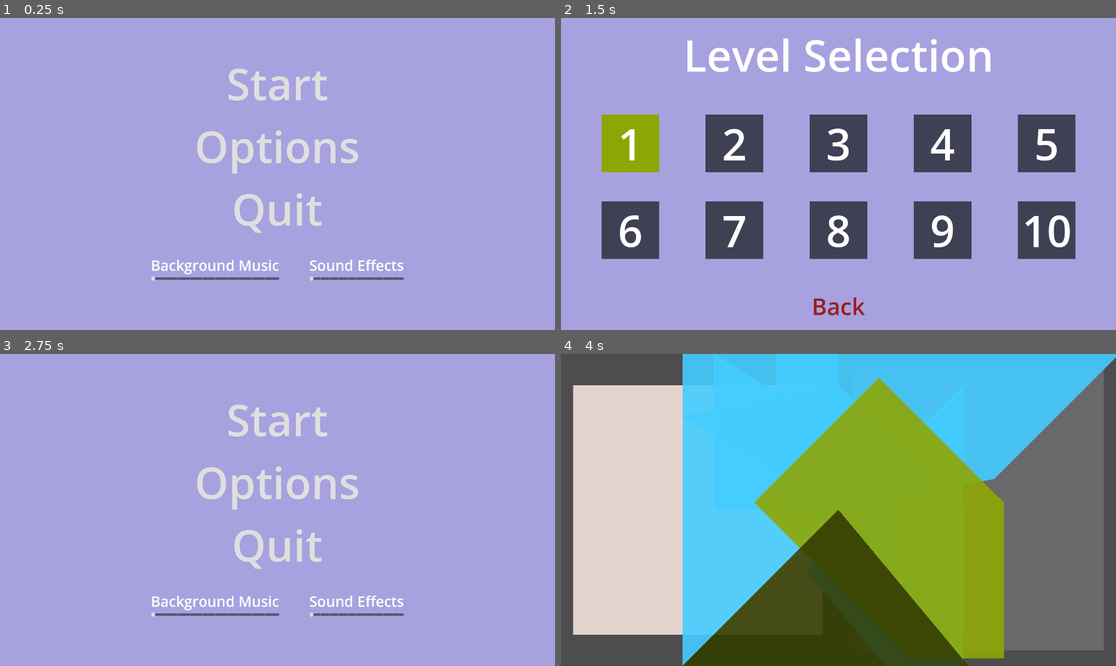
Above: before the commit, frames 1-4 (two rows, left to right).
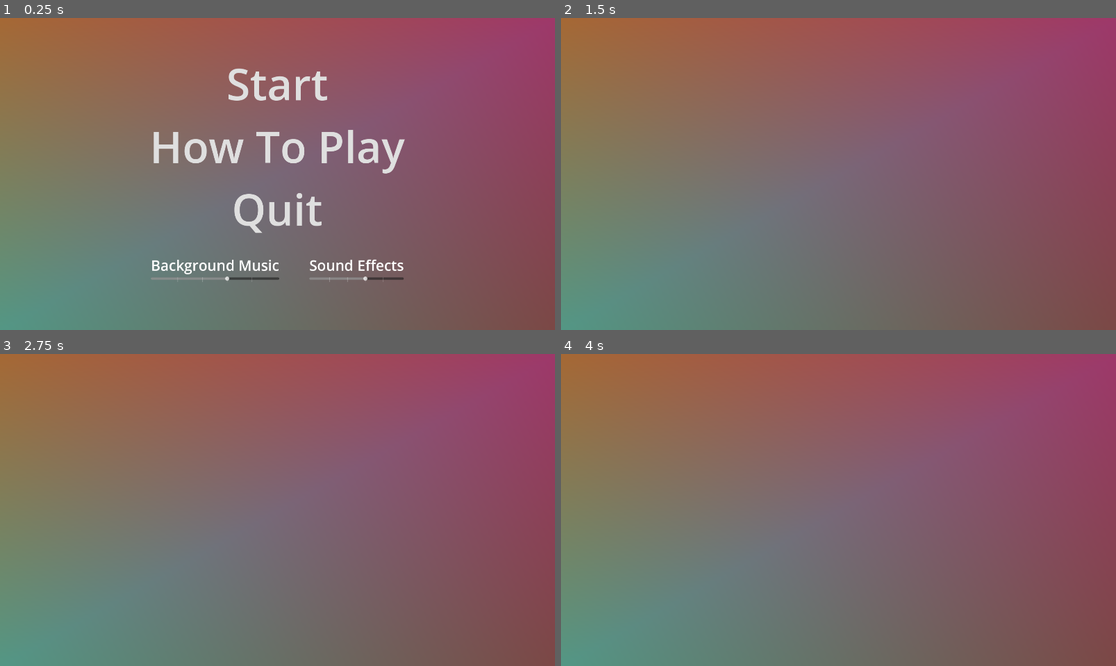
Above: after the commit, the same moments.

Repository: mustafacamurcu/GMTK24
Game: Godot game, scene res://scene_manager.tscn
Two runs of this game, one before a commit and one after it. Both use one fixed random seed, a clock stepped at 60 frames per second and the inputs below.
Inputs (mouse positions are in pixels of both pictures, inside the frame that each line leads up to):
- Up to frame 1 (0.25 s): no input
- Up to frame 2 (1.5 s): click (838, 145) at 0.5 s, where only the run before the commit has a clickable "Options"; click (838, 83) at 1.25 s, where only the run before the commit has a clickable "Start"
- Up to frame 3 (2.75 s): click (277, 641) at 2 s, where only the run before the commit has a clickable "Back"
- Up to frame 4 (4 s): click (838, 419) at 2.75 s, where only the run before the commit has a clickable "Start"; tap Enter at 3.5 s; drag from (627, 478) to (838, 478) at 3.52 s

The runs differ from the first frame. In frame 1, 98% of the frame differs, in the area x 0-100%, y 0-100%; in frame 2, 100%; in frame 3, 100%; in frame 4, 98%.

Commit message:
prettier, level 2 and 3, first upload

Diff:
--- a/bgm.gd
+++ b/bgm.gd
@@ -2,6 +2,7 @@
 
 
 func _ready() -> void:
+	volume_db = linear_to_db(.5)
 	SignalBus.bgm_changed.connect(_on_bgm_changed)
 
 func _on_bgm_changed(value):
--- a/cs.gd
+++ b/cs.gd
@@ -9,15 +9,22 @@
 const CONTAINER_EDGE_SIZE = 1080 * 0.8
 
 # COLOR CONSTANTS
-static var GREEN: Color = Color.html("#8EA604")
+static var GREEN1: Color = Color.html("#8EA604")
 static var GREEN2: Color = Color.html("#333C02")
-static var BLUE: Color = Color.html("#44ccff")
-static var RED: Color = Color.html("#FF3A20")
+static var BLUE1: Color = Color.html("#44ccff")
+static var BLUE2: Color = Color.BLUE
+static var BLUE3: Color = Color.DARK_BLUE
+static var BLUE4: Color = Color.SKY_BLUE
+static var PURPLE1: Color = Color.PURPLE
+static var PURPLE2: Color = Color.WEB_PURPLE
+static var YELLOW1: Color = Color.YELLOW
+static var RED1: Color = Color.html("#FF3A20")
 static var RED2: Color = Color.html("#520A00")
+static var RED3: Color = Color.RED
 static var WHITE: Color = Color.html("#E5D4CE")
 static var GRAY: Color = Color.DIM_GRAY
 
-static var COLORS = [GREEN, GREEN2, BLUE, RED, RED2, GRAY]
+static var COLORS = [GREEN1, GREEN2, BLUE1, RED1, RED2, GRAY]
 
 # Utility Methods
 
@@ -38,42 +45,41 @@
     sum += a[0] * b[1] - a[1] * b[0]
   return abs(sum) / 2
 
-static var right_triangle = Shape.new([
-  Vector2i(0, 0),
-  Vector2i(4, 4),
-  Vector2i(8, 0)], BLUE)
+# LEVELS
+
+static var LEVEL1: Level = Level.create([
+  Shape.new([[0, 0], [4, 0], [4, 2], [2, 5], [0, 5]], BLUE1, 0.5, Vector2i(31, -12), 0),
+  Shape.new([[8, 3], [8, 6], [5, 6]], BLUE2, 0.75, Vector2i(30, 11), 0),
+  Shape.new([[0, 5], [2, 5], [3, 6], [8, 6], [8, 8], [0, 8]], BLUE3, 0.5, Vector2i(14, 13), 0),
+  Shape.new([[4, 0], [8, 0], [8, 3], [6, 5], [4, 5]], BLUE4, 0.5, Vector2i(11, -10), 0),
+  Shape.new([[4, 2], [4, 5], [2, 5]], Color.YELLOW, 1, Vector2i(18, 2), 0),
+  Shape.new([[6, 5], [5, 6], [3, 6], [2, 5]], RED2, 1.25, Vector2i(20, 10), 0)],
+  1)
 
 
-# LEVELS
+static var LEVEL2: Level = Level.create([
+  Shape.new([[1, 0], [8, 0], [7, 1], [4, 3], [1, 1]], GREEN1, 0.5, Vector2i(17, -7), -90),
+  Shape.new([[0, 0], [1, 0], [1, 3], [2, 4], [0, 6]], BLUE2, 0.75, Vector2i(6, -7), -180),
+  Shape.new([[1, 5], [0, 6], [0, 8], [4, 8], [3, 6], [2, 6]], BLUE3, 0.75, Vector2i(22, 0), 0),
+  Shape.new([[4, 8], [3, 6], [4, 4], [5, 6], [6, 6], [7, 5], [8, 5], [8, 8]], BLUE4, 0.5, Vector2i(27, 12), 0),
+  Shape.new([[8, 5], [7, 5], [6, 4], [7, 3], [7, 1], [8, 0]], GREEN2, 0.5, Vector2i(30, -2), 0),
+  Shape.new([[1, 1], [1, 3], [2, 4], [1, 5], [2, 6], [3, 6], [4, 4], [4, 3]], PURPLE1, 0.75, Vector2i(23, -13), 90),
+  Shape.new([[7, 1], [7, 3], [6, 4], [7, 5], [6, 6], [5, 6], [4, 4], [4, 3]], PURPLE2, 0.75, Vector2i(11, 10), -90)],
+  2)
 
-# Level 1
-static var shape1 = Shape.new([[0, 0], [5, 0], [5, 8], [0, 13]], BLUE)
-static var shape2 = Shape.new([[5, 0], [16, 0], [12, 4], [7, 5], [5, 5]], BLUE)
-static var shape3 = Shape.new([[16, 0], [12, 4], [16, 8]], BLUE)
-static var shape4 = Shape.new([[5, 5], [7, 5], [7, 10], [5, 8]], BLUE)
-static var shape5 = Shape.new([[7, 5], [12, 8], [11, 10], [7, 10]], BLUE)
-static var shape6 = Shape.new([[7, 10], [11, 10], [9, 12]], BLUE)
-static var shape7 = Shape.new([[7, 5], [12, 4], [16, 8], [16, 16], [11, 10], [12, 8]], BLUE)
-static var shape8 = Shape.new([[0, 16], [0, 13], [5, 8], [9, 12], [5, 16]], GREEN, 1, Vector2i(572, -26), 270)
-static var shape9 = Shape.new([[5, 16], [11, 10], [16, 16]], GREEN2)
-static var LEVEL1: Level = Level.create(32, [shape1, shape2, shape3, shape4, shape5, shape6, shape7, shape8, shape9], 1)
+static var LEVEL3: Level = Level.create([
+  Shape.new([[0, 0], [3, 2], [2, 3], [0, 3]], GREEN1, 0.5, Vector2i(30, 9), 0),
+  Shape.new([[0, 0], [3, 2], [4, 2], [4, 0]], BLUE2, 0.75, Vector2i(17, 14), 90),
+  Shape.new([[4, 0], [4, 4], [8, 2]], BLUE3, 0.5, Vector2i(33, 10), 90),
+  Shape.new([[4, 0], [8, 0], [8, 2]], BLUE4, 0.75, Vector2i(33, -17), 0),
+  Shape.new([[2, 3], [3, 2], [4, 2], [4, 4]], RED2, 0.75, Vector2i(7, -5), 180),
+  Shape.new([[0, 3], [2, 3], [4, 4], [2, 5], [0, 8]], YELLOW1, 1, Vector2i(19, -6), 0),
+  Shape.new([[0, 8], [2, 5], [3, 6], [4, 6], [4, 8]], PURPLE2, 0.5, Vector2i(9, 13), 360),
+  Shape.new([[2, 5], [3, 6], [4, 6], [4, 4]], RED1, 0.5, Vector2i(23, 0), 270),
+  Shape.new([[6, 3], [7, 4], [6, 5], [4, 4]], RED3, 1, Vector2i(24, -5), 270),
+  Shape.new([[8, 2], [6, 3], [7, 4], [6, 5], [8, 8]], BLUE1, 0.75, Vector2i(7, 0), 0),
+  Shape.new([[4, 4], [6, 5], [8, 8], [6, 8]], BLUE3, 0.5, Vector2i(17, 8), 90),
+  Shape.new([[4, 4], [4, 8], [6, 8]], BLUE1, 0.75, Vector2i(3, -17), 90)],
+  3)
 
-# Level 2
-static var shape2_1 = Shape.new([[0, 0], [4, 0], [4, 1], [2, 4], [0, 4]], BLUE)
-static var shape2_2 = Shape.new([[0, 4], [4, 4], [4, 5], [0, 5]], BLUE)
-static var shape2_3 = Shape.new([[0, 5], [2, 5], [3, 6], [8, 6], [8, 8], [0, 8]], BLUE)
-static var shape2_4 = Shape.new([[4, 0], [8, 0], [8, 6], [5, 6], [6, 5], [4, 5]], BLUE)
-static var shape2_5 = Shape.new([[4, 1], [4, 4], [2, 4]], Color.YELLOW)
-static var shape2_6 = Shape.new([[6, 5], [5, 6], [3, 6], [2, 5]], Color.BROWN)
-static var LEVEL2: Level = Level.create(32, [shape2_1, shape2_2, shape2_3, shape2_4, shape2_5, shape2_6], 2)
-
-static var LEVEL3: Level = Level.create(20, [right_triangle, right_triangle, right_triangle], 3)
-static var LEVEL4: Level = Level.create(12, [right_triangle, right_triangle, right_triangle], 4)
-static var LEVEL5: Level = Level.create(16, [right_triangle, right_triangle, right_triangle], 5)
-static var LEVEL6: Level = Level.create(20, [right_triangle, right_triangle, right_triangle], 6)
-static var LEVEL7: Level = Level.create(12, [right_triangle, right_triangle, right_triangle], 7)
-static var LEVEL8: Level = Level.create(16, [right_triangle, right_triangle, right_triangle], 8)
-static var LEVEL9: Level = Level.create(20, [right_triangle, right_triangle, right_triangle], 9)
-static var LEVEL10: Level = Level.create(12, [right_triangle, right_triangle, right_triangle], 10)
-
-static var LEVELS = [LEVEL1, LEVEL2, LEVEL3, LEVEL4, LEVEL5, LEVEL6, LEVEL7, LEVEL8, LEVEL9, LEVEL10]
+static var LEVELS = [LEVEL1, LEVEL2, LEVEL3, LEVEL2, LEVEL2, LEVEL2, LEVEL2, LEVEL2, LEVEL2, LEVEL2]
--- a/game.gd
+++ b/game.gd
@@ -3,8 +3,12 @@
 const PIECE = preload("res://piece.tscn")
 
 @onready var pieces = $Pieces
-@onready var put_down_sfx = $PutDown
+@onready var put_down_sfx = $PutDownBoard
+@onready var win_sfx = $WinSound
 @onready var you_won = $YouWon
+@onready var particles = $Particles
+
+var won = false
 
 var container: Polygon2D
 var piece_box: Polygon2D
@@ -24,7 +28,13 @@
 		win()
 
 func win():
+	if won:
+		return
+	won = true
 	you_won.show()
+	win_sfx.play()
+	for particle: CPUParticles2D in particles.get_children():
+		particle.emitting = true
 	SignalBus.level_completed.emit(level)
 
 func check_for_win():
@@ -112,7 +122,8 @@
 	SignalBus.level_selected.emit(Cs.LEVELS[level.number % 10])
 
 func create_pieces():
-	for shape in level.shapes:
+	for shape_id in range(level.shapes.size()):
+		var shape = level.shapes[shape_id]
 		var poly = shape.polygon.duplicate()
 		# translate grid points to pixel points
 		for i in range(poly.size()):
@@ -133,10 +144,11 @@
 
 		var piece = PIECE.instantiate()
 		pieces.add_child(piece)
-		piece.position = shape.position
+		piece.position = shape.position * level.snap_grid_pixels
 		piece.rotation_degrees = shape.rotation
 		piece.scale.x = shape.scale
 		piece.scale.y = shape.scale
+		piece.shape_id = shape_id
 		piece.set_polygon(PackedVector2Array(poly), level, shape.color)
 
 
@@ -150,16 +162,6 @@
 	if event.is_action_pressed('restart'):
 		SignalBus.restart_pressed.emit()
 
-func _unhandled_input(event):
-	if event is InputEventMouseButton and event.button_index == MOUSE_BUTTON_RIGHT:
-		if event.is_pressed():
-			var pos = get_global_mouse_position()
-			var label = Label.new()
-			label.position = pos
-			label.text = str(round(pos.x / level.snap_grid_pixels)) + ", " + str(round(pos.y / level.snap_grid_pixels))
-			# label.text = str(int(pos.x)) + ", " + str(int(pos.y))
-			add_child(label)
-
 func _draw() -> void:
 	# for i in range(1, level.grid_size):
 	# 	for j in range(1, level.grid_size):
--- a/game.tscn
+++ b/game.tscn
@@ -1,7 +1,9 @@
-[gd_scene load_steps=6 format=3 uid="uid://cfnitqlqe5e8u"]
+[gd_scene load_steps=8 format=3 uid="uid://cfnitqlqe5e8u"]
 
 [ext_resource type="Script" path="res://game.gd" id="1_0gxu6"]
 [ext_resource type="AudioStream" uid="uid://bfqcjgsvkjghl" path="res://audio/footstep_concrete_001.ogg" id="2_rwsl2"]
+[ext_resource type="AudioStream" uid="uid://du7nfg0wxlket" path="res://audio/269198__mickleness__game-win.mp3" id="3_3l3ht"]
+[ext_resource type="Script" path="res://sfx.gd" id="3_3v2id"]
 [ext_resource type="Script" path="res://menu_button.gd" id="3_pjgsm"]
 
 [sub_resource type="StyleBoxFlat" id="StyleBoxFlat_5awvw"]
@@ -13,12 +15,24 @@
 [node name="Game" type="Node2D"]
 script = ExtResource("1_0gxu6")
 
+[node name="Polygon2D" type="Polygon2D" parent="."]
+z_index = -100
+position = Vector2(-968, -534)
+polygon = PackedVector2Array(-30, -23, 1957, -14, 1946, 1095, -23, 1096)
+vertex_colors = PackedColorArray(0.65601, 0.411541, 0.19615, 1, 0.624269, 0.214917, 0.415644, 1, 0.483642, 0.27893, 0.267511, 1, 0.32385, 0.598421, 0.522926, 1)
+
 [node name="Camera2D" type="Camera2D" parent="."]
 
 [node name="Pieces" type="Node2D" parent="."]
 
-[node name="PutDown" type="AudioStreamPlayer2D" parent="."]
+[node name="PutDownBoard" type="AudioStreamPlayer2D" parent="."]
 stream = ExtResource("2_rwsl2")
+script = ExtResource("3_3v2id")
+
+[node name="WinSound" type="AudioStreamPlayer2D" parent="."]
+stream = ExtResource("3_3l3ht")
+script = ExtResource("3_3v2id")
+volume_factor = 0.6
 
 [node name="YouWon" type="Control" parent="."]
 visible = false
@@ -107,3 +121,85 @@
 flat = true
 script = ExtResource("3_pjgsm")
 signal_name = "level_selection_pressed"
+
+[node name="Particles" type="Node2D" parent="."]
+
+[node name="CPUParticles2D" type="CPUParticles2D" parent="Particles"]
+position = Vector2(474, -42)
+emitting = false
+amount = 50
+lifetime = 1.5
+one_shot = true
+explosiveness = 0.5
+randomness = 1.0
+direction = Vector2(0, -1)
+spread = 30.0
+gravity = Vector2(0, 1500)
+initial_velocity_min = 400.0
+initial_velocity_max = 1000.0
+angular_velocity_max = 360.0
+angle_min = -720.0
+angle_max = 720.0
+scale_amount_min = 15.0
+scale_amount_max = 40.0
+color = Color(0.71, 0.1065, 0, 1)
+
+[node name="CPUParticles2D2" type="CPUParticles2D" parent="Particles"]
+position = Vector2(474, -42)
+emitting = false
+amount = 50
+lifetime = 1.5
+one_shot = true
+explosiveness = 0.5
+randomness = 1.0
+direction = Vector2(0, -1)
+spread = 30.0
+gravity = Vector2(0, 1500)
+initial_velocity_min = 400.0
+initial_velocity_max = 1000.0
+angular_velocity_max = 360.0
+angle_min = -720.0
+angle_max = 720.0
+scale_amount_min = 15.0
+scale_amount_max = 40.0
+color = Color(0.459106, 0.677231, 0, 1)
+
+[node name="CPUParticles2D3" type="CPUParticles2D" parent="Particles"]
+position = Vector2(474, -42)
+emitting = false
+amount = 50
+lifetime = 1.5
+one_shot = true
+explosiveness = 0.5
+randomness = 1.0
+direction = Vector2(0, -1)
+spread = 30.0
+gravity = Vector2(0, 1500)
+initial_velocity_min = 400.0
+initial_velocity_max = 1000.0
+angular_velocity_max = 360.0
+angle_min = -720.0
+angle_max = 720.0
+scale_amount_min = 15.0
+scale_amount_max = 40.0
+color = Color(0, 0.027, 0.81, 1)
+
+[node name="CPUParticles2D4" type="CPUParticles2D" parent="Particles"]
+position = Vector2(474, -42)
+emitting = false
+amount = 50
+lifetime = 1.5
+one_shot = true
+explosiveness = 0.5
+randomness = 1.0
+direction = Vector2(0, -1)
+spread = 30.0
+gravity = Vector2(0, 1500)
+initial_velocity_min = 400.0
+initial_velocity_max = 1000.0
+angular_velocity_max = 360.0
+angle_min = -720.0
+angle_max = 720.0
+scale_amount_min = 15.0
+scale_amount_max = 40.0
+color = Color(0.7776, 0.77868, 0.81, 1)
--- a/level.gd
+++ b/level.gd
@@ -2,17 +2,16 @@
 extends Resource
 
 var shapes: Array[Shape]
-var grid_size
+const grid_size = 32
 var snap_grid_pixels
 var container_edge_size
 var number
 
-static func create(_grid_size, _shapes: Array[Shape], n) -> Level:
+static func create(_shapes: Array[Shape], n) -> Level:
   var level = Level.new()
-  level.snap_grid_pixels = int(Cs.CONTAINER_EDGE_SIZE / _grid_size)
+  level.snap_grid_pixels = int(Cs.CONTAINER_EDGE_SIZE / grid_size)
   level.number = n
-  level.grid_size = _grid_size
-  level.container_edge_size = int(Cs.CONTAINER_EDGE_SIZE / _grid_size) * _grid_size
+  level.container_edge_size = int(Cs.CONTAINER_EDGE_SIZE / grid_size) * grid_size
   level.shapes = _shapes
   return level
 
--- a/level_button.gd
+++ b/level_button.gd
@@ -4,6 +4,7 @@
 
 @onready var area2d = $Area2D
 @onready var color_rect = $ColorRect
+@onready var border = $Border
 @onready var label = $ColorRect/Label
 
 var revealed = false
@@ -21,7 +22,7 @@
 
 func unlock():
 	unlocked = true
-	color_rect.color = Cs.GREEN
+	color_rect.color = Cs.GREEN1
 
 func reveal():
 	if revealed:
@@ -35,6 +36,7 @@
 		poly.scale.y = scale_factor
 		add_child(poly)
 	color_rect.hide()
+	border.show()
 
 func _input_event(_viewport: Viewport, event: InputEvent, _shape_idx: int) -> void:
 	if event is InputEventMouseButton and event.button_index == MOUSE_BUTTON_LEFT:
--- a/level_button.tscn
+++ b/level_button.tscn
@@ -7,6 +7,23 @@
 anchors_preset = 0
 mouse_filter = 1
 script = ExtResource("1_lkrpj")
+
+[node name="Border" type="ColorRect" parent="."]
+visible = false
+layout_mode = 1
+anchors_preset = 8
+anchor_left = 0.5
+anchor_top = 0.5
+anchor_right = 0.5
+anchor_bottom = 0.5
+offset_left = -105.0
+offset_top = -105.0
+offset_right = 105.0
+offset_bottom = 105.0
+grow_horizontal = 2
+grow_vertical = 2
+mouse_filter = 1
+color = Color(0.76, 0.61142, 0.2356, 1)
 
 [node name="ColorRect" type="ColorRect" parent="."]
 layout_mode = 1
--- a/level_selector.tscn
+++ b/level_selector.tscn
@@ -7,13 +7,9 @@
 [node name="LevelSelector" type="CanvasLayer"]
 script = ExtResource("1_cxuui")
 
-[node name="ColorRect" type="ColorRect" parent="."]
-anchors_preset = 15
-anchor_right = 1.0
-anchor_bottom = 1.0
-grow_horizontal = 2
-grow_vertical = 2
-color = Color(0.654902, 0.631373, 0.87451, 1)
+[node name="Polygon2D" type="Polygon2D" parent="."]
+polygon = PackedVector2Array(-30, -23, 1957, -14, 1946, 1095, -23, 1096)
+vertex_colors = PackedColorArray(0.65601, 0.411541, 0.19615, 1, 0.624269, 0.214917, 0.415644, 1, 0.483642, 0.27893, 0.267511, 1, 0.32385, 0.598421, 0.522926, 1)
 
 [node name="VBox" type="VBoxContainer" parent="."]
 anchors_preset = 15
--- a/menu_screen.tscn
+++ b/menu_screen.tscn
@@ -6,13 +6,9 @@
 
 [node name="MenuScreen" type="CanvasLayer"]
 
-[node name="ColorRect" type="ColorRect" parent="."]
-anchors_preset = 15
-anchor_right = 1.0
-anchor_bottom = 1.0
-grow_horizontal = 2
-grow_vertical = 2
-color = Color(0.654902, 0.631373, 0.87451, 1)
+[node name="Polygon2D" type="Polygon2D" parent="."]
+polygon = PackedVector2Array(-30, -23, 1957, -14, 1946, 1095, -23, 1096)
+vertex_colors = PackedColorArray(0.65601, 0.411541, 0.19615, 1, 0.624269, 0.214917, 0.415644, 1, 0.483642, 0.27893, 0.267511, 1, 0.32385, 0.598421, 0.522926, 1)
 
 [node name="MarginContainer" type="MarginContainer" parent="."]
 anchors_preset = 15
@@ -41,13 +37,14 @@
 script = ExtResource("2_p4qqt")
 signal_name = "start_pressed"
 
-[node name="Options" type="Button" parent="MarginContainer/VBoxContainer"]
+[node name="Tutorial" type="Button" parent="MarginContainer/VBoxContainer"]
 layout_mode = 2
 theme = ExtResource("1_7d2ai")
-text = "Options"
+text = "How To Play
+"
 flat = true
 script = ExtResource("2_p4qqt")
-signal_name = "options_pressed"
+signal_name = "tutorial_pressed"
 
 [node name="Quit" type="Button" parent="MarginContainer/VBoxContainer"]
 layout_mode = 2
@@ -80,8 +77,9 @@
 size_flags_horizontal = 3
 size_flags_vertical = 4
 theme = ExtResource("1_7d2ai")
-step = 10.0
-tick_count = 11
+step = 20.0
+value = 60.0
+tick_count = 6
 script = ExtResource("3_i6p5x")
 signal_name = "bgm_changed"
 
@@ -105,7 +103,8 @@
 size_flags_horizontal = 3
 size_flags_vertical = 4
 theme = ExtResource("1_7d2ai")
-step = 10.0
-tick_count = 11
+step = 20.0
+value = 60.0
+tick_count = 6
 script = ExtResource("3_i6p5x")
 signal_name = "sfx_changed"
--- a/piece.gd
+++ b/piece.gd
@@ -12,6 +12,7 @@
 var rotation_pivot
 
 var level: Level
+var shape_id
 
 var scales = [0.25, 0.5, 0.75, 1, 1.25, 1.5, 1.75, 2, 3, 4]
 var small_scales = [0.25, 0.5, 0.75, 1]
@@ -28,7 +29,7 @@
 	polygon = Polygon2D.new()
 	polygon.polygon = points
 	polygon.color = c
-	polygon.color.a = 0.9
+	polygon.color.a = 0.8
 	add_child(polygon)
 	# Area2D polygon for mouse events
 	polygon_shape.polygon = polygon.polygon
@@ -47,13 +48,44 @@
 		position = get_global_mouse_position() - dragging_spot
 
 func expand():
+	var center_before = Vector2.ZERO
+	for p in polygon.polygon:
+		center_before += to_global(p)
+	center_before /= polygon.polygon.size()
 	scale.x += .25
 	scale.y += .25
+	var center_after = Vector2.ZERO
+	for p in polygon.polygon:
+		center_after += to_global(p)
+	center_after /= polygon.polygon.size()
+	position += center_before - center_after
 
 func shrink():
-	if scale.x > 0.3:
-		scale.x -= .25
-		scale.y -= .25
+	if scale.x < 0.3:
+		return
+	var center_before = Vector2.ZERO
+	for p in polygon.polygon:
+		center_before += to_global(p)
+	center_before /= polygon.polygon.size()
+	scale.x -= .25
+	scale.y -= .25
+	var center_after = Vector2.ZERO
+	for p in polygon.polygon:
+		center_after += to_global(p)
+	center_after /= polygon.polygon.size()
+	position += center_before - center_after
+
+func rotate_in_place(deg):
+	var center_before = Vector2.ZERO
+	for p in polygon.polygon:
+		center_before += to_global(p)
+	center_before /= polygon.polygon.size()
+	rotation_degrees -= deg
+	var center_after = Vector2.ZERO
+	for p in polygon.polygon:
+		center_after += to_global(p)
+	center_after /= polygon.polygon.size()
+	position += center_before - center_after
 
 func _unhandled_key_input(event: InputEvent) -> void:
 	if mouse_on_me:
@@ -64,10 +96,10 @@
 			shrink()
 			get_viewport().set_input_as_handled()
 		if event.is_action_pressed('left'):
-			rotation_degrees -= 90
+			rotate_in_place(-90)
 			get_viewport().set_input_as_handled()
 		if event.is_action_pressed('right'):
-			rotation_degrees += 90
+			rotate_in_place(90)
 			get_viewport().set_input_as_handled()
 
 
@@ -85,11 +117,8 @@
 				position = Cs.snap_to_grid(position, level.snap_grid_pixels)
 				SignalBus.piece_put_down.emit(self)
 				dragging = false
-				# print("params:")
-				# print(position)
-				# print(rotation_degrees)
-				# print(scale)
-				# print(level.snap_grid_pixels)
+				print(", ", str(scale.x), ", Vector2i", str(position / float(level.snap_grid_pixels)), ", ", str(rotation_degrees))
+				print("shape id: ", shape_id)
 
 func _mouse_enter() -> void:
 	mouse_on_me = true
--- a/scene_manager.gd
+++ b/scene_manager.gd
@@ -2,32 +2,40 @@
 
 const MENU = preload("res://menu_screen.tscn")
 const LEVEL_SELECTOR = preload("res://level_selector.tscn")
+const TUTORIAL = preload("res://tutorial.tscn")
 const GAME = preload("res://game.tscn")
+
 @onready var audio_stream_player = $BackgroundMusic
 @onready var button_click_sfx = $MenuButtonClickSound
 
 var menu
 var level_selector
+var tutorial
 var game
 
 # Called when the node enters the scene tree for the first time.
 func _ready():
 	menu = MENU.instantiate()
 	add_child(menu)
+
 	level_selector = LEVEL_SELECTOR.instantiate()
 	add_child(level_selector)
 	level_selector.hide()
+
+	tutorial = TUTORIAL.instantiate()
+	add_child(tutorial)
+	tutorial.hide()
 
 	audio_stream_player.play()
 	audio_stream_player.volume_db = linear_to_db(0)
 
 	SignalBus.start_pressed.connect(_on_start_pressed)
-	SignalBus.restart_pressed.connect(_on_start_pressed)
+	SignalBus.restart_pressed.connect(_on_restart_pressed)
 	SignalBus.level_selection_pressed.connect(_on_level_selection_pressed)
 	SignalBus.level_selected.connect(_on_level_selected)
 	SignalBus.quit_pressed.connect(_on_quit_pressed)
 	SignalBus.back_to_menu_pressed.connect(_on_back_to_menu_pressed)
-	SignalBus.options_pressed.connect(_on_options_pressed)
+	SignalBus.tutorial_pressed.connect(_on_tutorial_pressed)
 	SignalBus.escape_pressed.connect(_on_escape_pressed)
 
 	SignalBus.menu_button_clicked.connect(_on_menu_button_clicked)
@@ -42,6 +50,9 @@
 func _on_start_pressed():
 	menu.hide()
 	level_selector.show()
+
+func _on_restart_pressed():
+	_on_level_selected(game.level)
 
 func _on_level_selection_pressed():
 	if is_instance_valid(game):
@@ -61,14 +72,20 @@
 func _on_back_to_menu_pressed():
 	menu.show()
 	level_selector.hide()
+	tutorial.hide()
 
 func _on_quit_pressed():
 	get_tree().quit()
 
-func _on_options_pressed():
-	pass
+func _on_tutorial_pressed():
+	tutorial.show()
+	menu.hide()
 
 func _on_escape_pressed():
 	if is_instance_valid(game):
 		game.queue_free()
-	level_selector.show()
+		level_selector.show()
+	elif not menu.visible:
+		level_selector.hide()
+		tutorial.hide()
+		menu.show()
--- a/sfx.gd
+++ b/sfx.gd
@@ -1,8 +1,11 @@
 extends AudioStreamPlayer2D
 
+@export var volume_factor: float = 1
 
 func _ready() -> void:
+	volume_db = linear_to_db(.5 * volume_factor)
 	SignalBus.sfx_changed.connect(_on_sfx_changed)
 
 func _on_sfx_changed(value):
-	volume_db = linear_to_db(value / 100)
+	volume_db = linear_to_db(value / 100 * volume_factor)
+	SignalBus.menu_button_clicked.emit()
--- a/shape.gd
+++ b/shape.gd
@@ -13,7 +13,8 @@
 var position
 var rotation
 
-func _init(poly, c, s = 1, p = Vector2(0, 0), r = 0):
+# position in grid coordinates. will be multiplied by level.snap_grid_pixels later
+func _init(poly, c, s: float = 1., p = Vector2i(0, 0), r = 0):
   polygon = v(poly)
   color = c
   scale = s
--- a/signal_bus.gd
+++ b/signal_bus.gd
@@ -14,7 +14,7 @@
 signal next_level_pressed
 signal quit_pressed
 signal back_to_menu_pressed
-signal options_pressed
+signal tutorial_pressed
 signal escape_pressed
 
 # Audio
--- /dev/null
+++ b/tutorial.tscn
@@ -0,0 +1,12 @@
+[gd_scene load_steps=2 format=3 uid="uid://mcf4w5570p7p"]
+
+[sub_resource type="SpriteFrames" id="SpriteFrames_p4p4r"]
+
+[node name="Tutorial" type="CanvasLayer"]
+
+[node name="Polygon2D" type="Polygon2D" parent="."]
+polygon = PackedVector2Array(-30, -23, 1957, -14, 1946, 1095, -23, 1096)
+vertex_colors = PackedColorArray(0.65601, 0.411541, 0.19615, 1, 0.624269, 0.214917, 0.415644, 1, 0.483642, 0.27893, 0.267511, 1, 0.32385, 0.598421, 0.522926, 1)
+
+[node name="AnimatedSprite2D" type="AnimatedSprite2D" parent="."]
+sprite_frames = SubResource("SpriteFrames_p4p4r")
Not shown, added: audio/269198__mickleness__game-win.mp3.import
Binary file added: audio/frame_00_delay-0.07s.gif
Binary file added: audio/frame_01_delay-0.06s.gif
Binary file added: audio/frame_02_delay-0.07s.gif
Binary file added: audio/frame_03_delay-0.07s.gif
Binary file added: audio/frame_04_delay-0.06s.gif
Binary file added: audio/frame_05_delay-0.07s.gif
Binary file added: audio/frame_06_delay-0.07s.gif
Binary file added: audio/frame_07_delay-0.06s.gif
Binary file added: audio/frame_08_delay-0.07s.gif
Binary file added: audio/frame_09_delay-0.07s.gif
Binary file added: audio/frame_10_delay-0.06s.gif
(and 22 more such lines)
